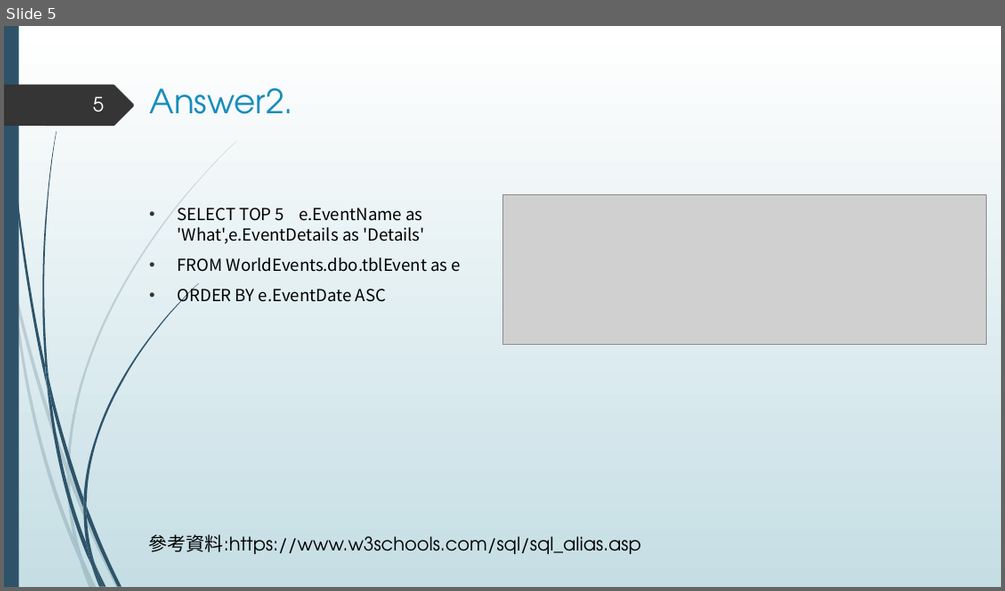
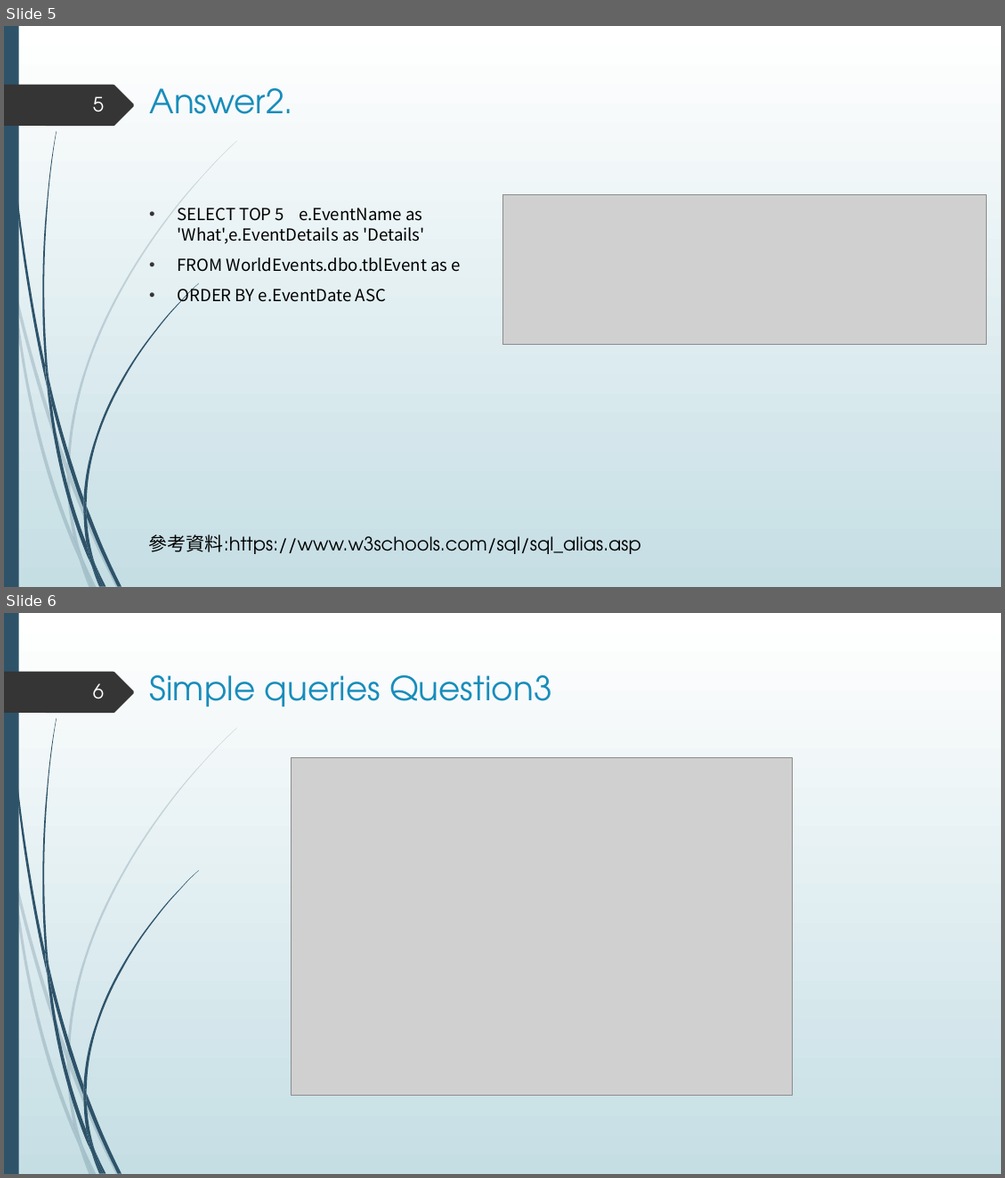
Before and after one commit to hsu0808/mssql-learning-2023-summer, a slide deck: sql answer.pptx. Shown one above the other, each under a label of ours: slide 5 before the commit, slides 5 and 6 after it. The pictures are 1005x591 and 1005x1178 pixels, drawn with LibreOffice and Linux fonts; fonts in the diff are those of the drawing; grey boxes stand for pictures. Boxes give left, top, right and bottom in pixels: in the first picture for what was removed or moved away, otherwise in the second. Text is boxed around its words. In the diff, an @@ line names an element or a change of style, - is before the commit and + after.

```diff
--- a/sql answer.pptx
+++ b/sql answer.pptx
@@ slide 6 added at (4, 613, 1001, 1174), background gradient #FFFFFF to #C5DEE5; not listed: 24 template elements that a slide beside it also shows @@
@@ page number added at (93, 683, 104, 698), 19 pt, text #FEFFFF @@
+6
@@ title added at (149, 675, 551, 706), 32 pt, text #178DBB @@
+Simple queries Question3
@@ picture added at (291, 758, 793, 1095) @@
```
Also in this commit, not shown: 2 slides changed, 3 other slides added.
